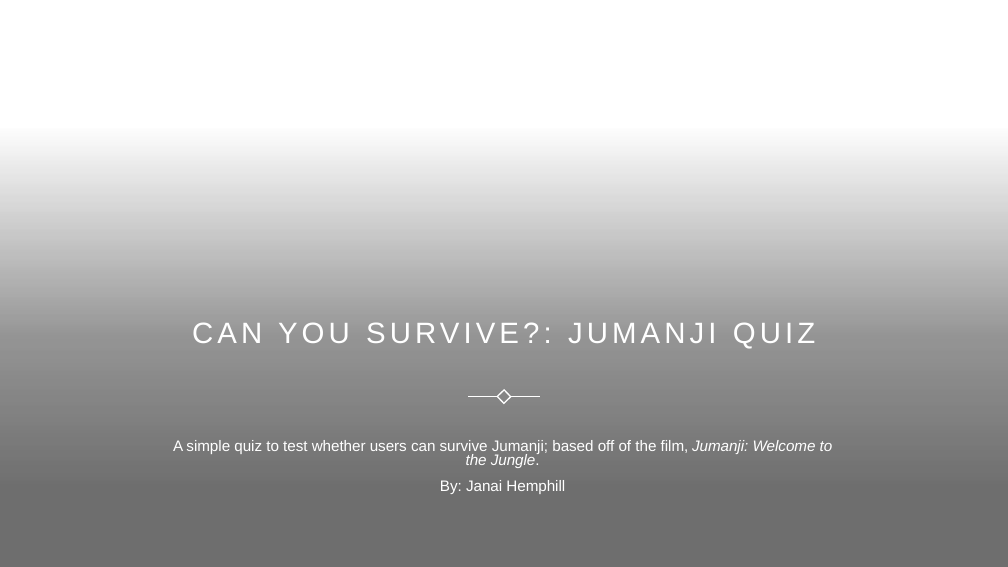
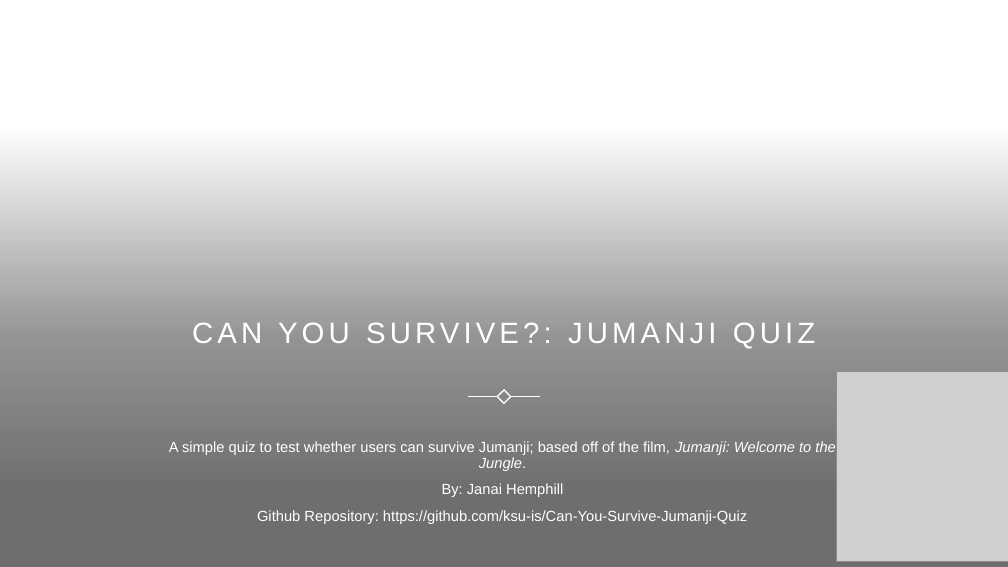
Before and after one commit to ksu-is/Can-You-Survive-Jumanji-Quiz, a slide deck: slide 1 of Jumanji Quiz Presentation.pptx. Drawn at 1008x567 pixels with LibreOffice and Linux fonts; fonts in the diff are those of the drawing; grey boxes stand for pictures; background and template pictures are left out; a plain dark background stands for a picture behind light text. Boxes give left, top, right and bottom in pixels: in the first picture for what was removed or moved away, otherwise in the second. Text is boxed around its words. In the diff, an @@ line names an element or a change of style, - is before the commit and + after.

Commit message:
Update Jumanji Quiz Presentation.pptx
added github repository link and code pictures

```diff
--- a/Jumanji Quiz Presentation.pptx
+++ b/Jumanji Quiz Presentation.pptx
@@ picture added at (x1=836, y1=371, x2=1008, y2=561) @@
@@ subtitle at (x1=169, y1=441, x2=835, y2=497): size 14.4 to 14 pt in "A simple quiz to test whether users ...", "By: Janai Hemphill"; line spacing 0.8 to 0.9 @@
@@ subtitle at (x1=257, y1=510, x2=747, y2=524): paragraph added @@
+Github Repository: https://github.com/ksu-is/Can-You-Survive-Jumanji-Quiz
```
